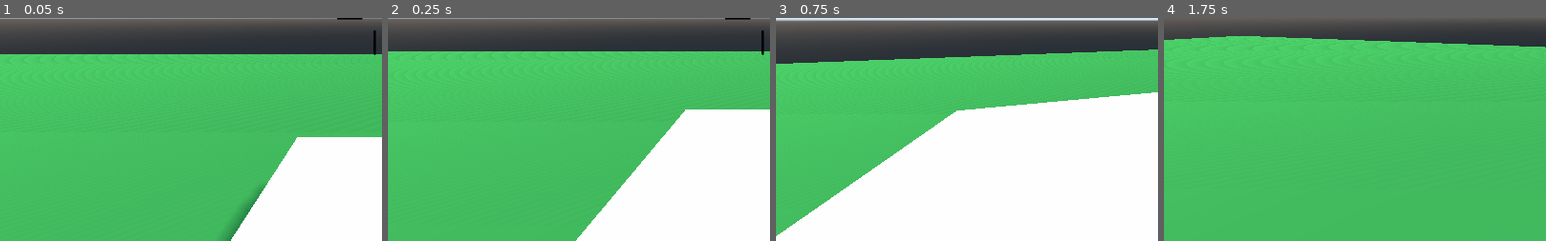
Above: before the commit, frames 1-4 (left to right).
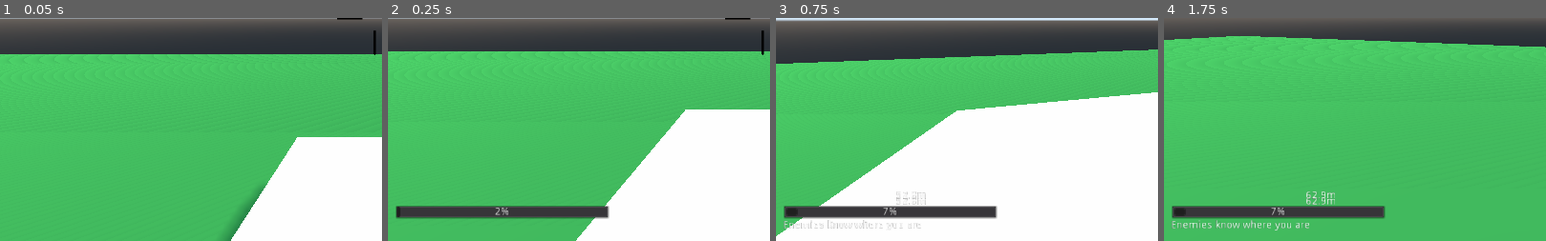
Above: after the commit, the same moments.

Repository: camgrodgers/senior-fps
Game: Godot game, scene res://Main.tscn
Same seed, same stepped clock (60 frames per second), same inputs: the game is played once before the commit and once after it.
Inputs (mouse positions are % of the whole screen's width and height, from its top left):
- Up to frame 1 (0.05 s): no input
- Up to frame 2 (0.25 s): no input
- Up to frame 3 (0.75 s): tap Enter at 0.5 s; move the mouse to (55, 50) at 0.52 s; hold Up (move_forward) from 0.53 s (still down); tap C (crouch) at 0.6 s
- Up to frame 4 (1.75 s): keep holding Up (move_forward); tap Space (jump) at 0.77, 1.52 s; move the mouse to (45, 50) at 1.27 s; tap E (interact) at 1.35 s
The pictures show only the part of the screen within x 1-51%, y 50-100%; the shares and areas given below are measured in that part.

Frame 1 is identical in both runs. In frame 2, 3.3% of the frame differs, in the area x 2-58%, y 84-91%; in frame 3, 3.7%; in frame 4, 4.1%, in the area x 2-58%, y 77-96%.
Error before the commit: Parse Error: The method "get_absolute_distance" isn't declared in the current class. (res://Enemies/Enemy.gd:160)

Commit message:
added force to gun, sorry this is on the wrong branch lol

Diff:
--- a/Enemies/Enemy.gd
+++ b/Enemies/Enemy.gd
@@ -140,32 +140,32 @@
 			var distance = translation.distance_to(player.translation)
 			if distance > 10:
 				state = FIND
-		PATROL:
-			if check_vision():
-				state = FIND_COVER
-				clear_node_data()
-				return
-			if $PatrolTimer.get_time_left() > 0:
-				return
-			else:
-				if path.size() < 1:
-					prep_node(patrolNodes[patrolNodeIndex])
-					if patrolNodeIndex == patrolNodes.size() - 1:
-						patrolNodeIndex = 0
-					else:
-						patrolNodeIndex += 1
-					$PatrolTimer.start()
-				var to = path[0]
-				var distance = translation.distance_to(to)
-				var total_distance = get_absolute_distance(target.translation)
-
-				if distance < moving:
-					path.pop_front()
-					return
-
-				var velocity = translation.direction_to(path[0]).normalized() * ENEMY_SPEED
-				look_at(global_transform.origin + velocity, Vector3.UP)
-				translation = translation.linear_interpolate(to, moving / distance)
+#		PATROL:
+#			if check_vision():
+#				state = FIND_COVER
+#				clear_node_data()
+#				return
+#			if $PatrolTimer.get_time_left() > 0:
+#				return
+#			else:
+#				if path.size() < 1:
+#					prep_node(patrolNodes[patrolNodeIndex])
+#					if patrolNodeIndex == patrolNodes.size() - 1:
+#						patrolNodeIndex = 0
+#					else:
+#						patrolNodeIndex += 1
+#					$PatrolTimer.start()
+#				var to = path[0]
+#				var distance = translation.distance_to(to)
+#				var total_distance = get_absolute_distance(target.translation)
+#
+#				if distance < moving:
+#					path.pop_front()
+#					return
+#
+#				var velocity = translation.direction_to(path[0]).normalized() * ENEMY_SPEED
+#				look_at(global_transform.origin + velocity, Vector3.UP)
+#				translation = translation.linear_interpolate(to, moving / distance)
 #
 #		FIND_COVER:
 #
--- a/Equippables/TestGun.gd
+++ b/Equippables/TestGun.gd
@@ -34,6 +34,9 @@
 		print(obj)
 		if obj.has_method("take_damage"):
 			obj.take_damage()
+		if obj is RigidBody:
+			var force = global_transform.origin.direction_to(obj.translation)
+			obj.apply_central_impulse(force)
 
 func unequip():
 	self.queue_free()
